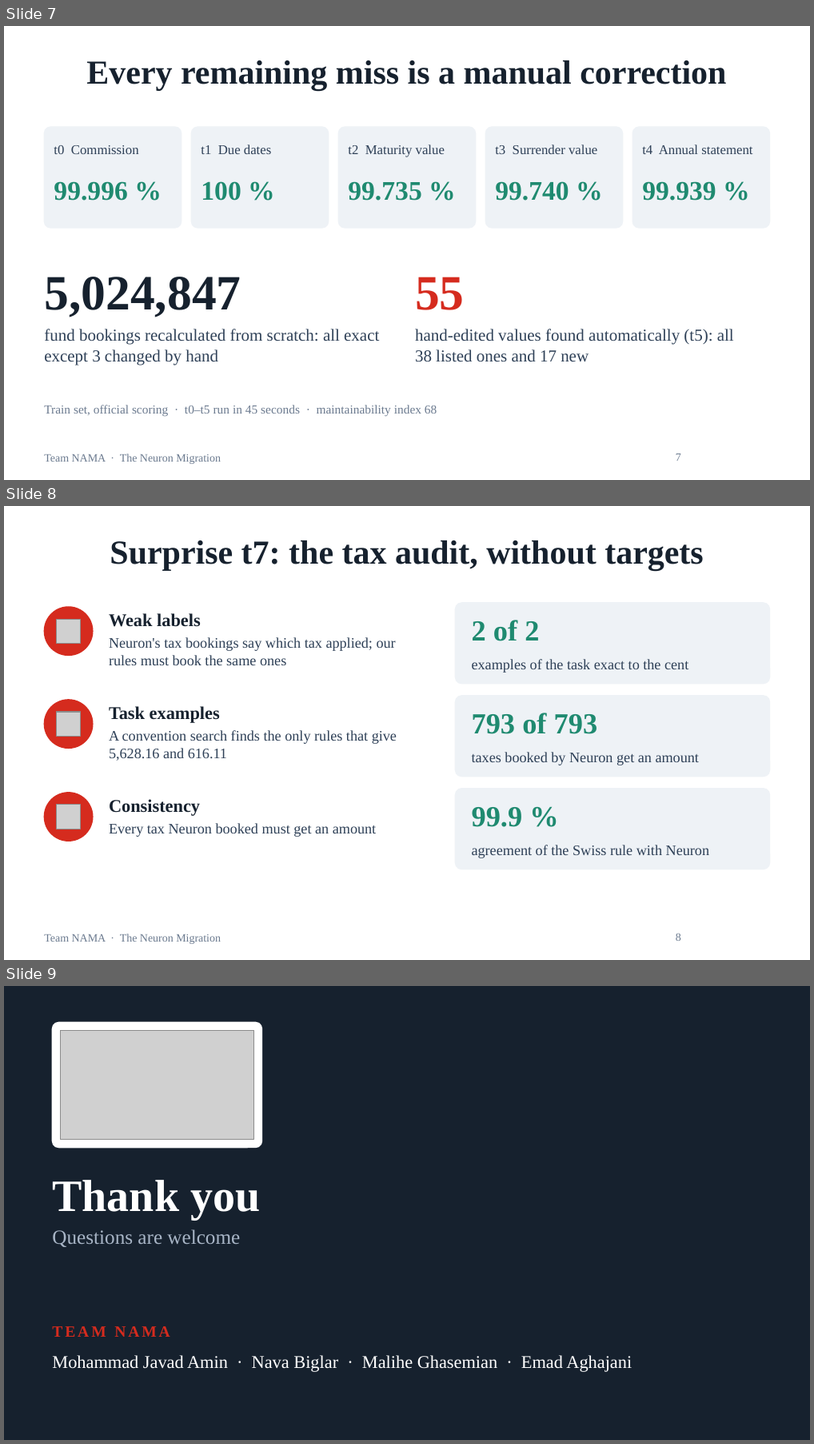
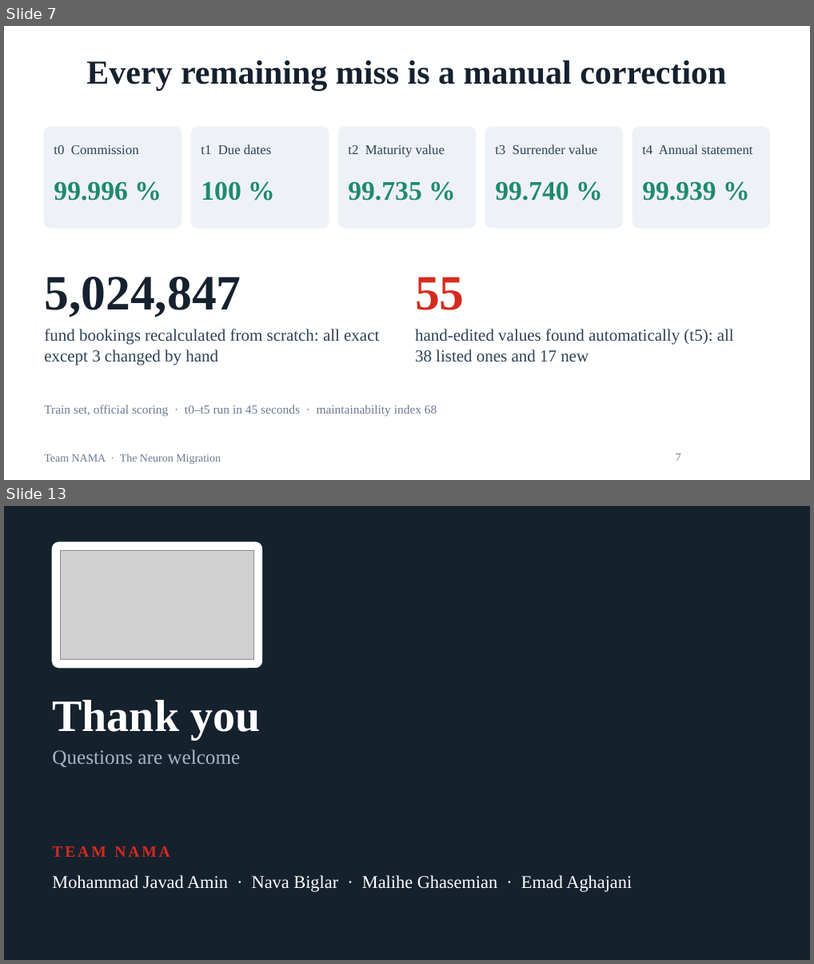
Before and after one commit to mj-amin-ece/Lifeware-Challenge, a slide deck: presentation/NAMA_Neuron_Migration.pptx. Shown one above the other, each under a label of ours: slides 7, 8 and 9 before the commit, slides 7 and 13 after it; the slides between them are not shown. The pictures are 814x1444 and 814x964 pixels, drawn with LibreOffice and Linux fonts; fonts in the diff are those of the drawing; grey boxes stand for pictures; background and template pictures are left out. Boxes give left, top, right and bottom in pixels: in the first picture for what was removed or moved away, otherwise in the second. Text is boxed around its words. In the diff, an @@ line names an element or a change of style, - is before the commit and + after.

Commit message:
Deck and video script: five t7 slides (method, one rule per mismatch, Italian split, results, the law) with the new plots

```diff
--- a/presentation/NAMA_Neuron_Migration.pptx
+++ b/presentation/NAMA_Neuron_Migration.pptx
@@ slide 8 removed at (4,506,810,960), background #FFFFFF; not listed: 1 template element that a slide beside it also shows @@
@@ title removed at (110,540,703,570) @@
-Surprise t7: the tax audit, without targets
@@ ellipse removed at (44,607,93,655) @@
@@ picture removed at (57,619,81,643) @@
@@ text removed at (109,613,201,627) @@
-Weak labels
@@ rounded rectangle removed at (455,603,770,684) @@
@@ text removed at (472,620,539,641) @@
-2 of 2
@@ text removed at (109,637,396,665) @@
-Neuron's tax bookings say which tax applied; our rules must book the same ones
@@ text removed at (472,659,689,672) @@
-examples of the task exact to the cent
@@ rounded rectangle removed at (455,696,770,776) @@
@@ ellipse removed at (44,700,93,748) @@
@@ picture removed at (57,712,81,736) @@
@@ text removed at (109,706,220,723) @@
-Task examples
@@ text removed at (472,712,598,734) @@
-793 of 793
@@ text removed at (109,730,397,760) @@
-A convention search finds the only rules that give 5,628.16 and 616.11
@@ text removed at (472,752,699,765) @@
-taxes booked by Neuron get an amount
@@ ellipse removed at (44,792,93,840) @@
@@ rounded rectangle removed at (455,788,770,869) @@
@@ picture removed at (57,804,81,828) @@
@@ text removed at (109,799,200,816) @@
-Consistency
@@ text removed at (472,807,523,827) @@
-99.9 %
@@ text removed at (109,823,376,836) @@
-Every tax Neuron booked must get an amount
@@ text removed at (472,844,710,858) @@
-agreement of the Swiss rule with Neuron
@@ page number removed at (676,933,682,940) @@
-8
@@ what was slide 9 is now slide 13 @@
```
Also in this commit, not shown: 5 slides added, 2 other files.
